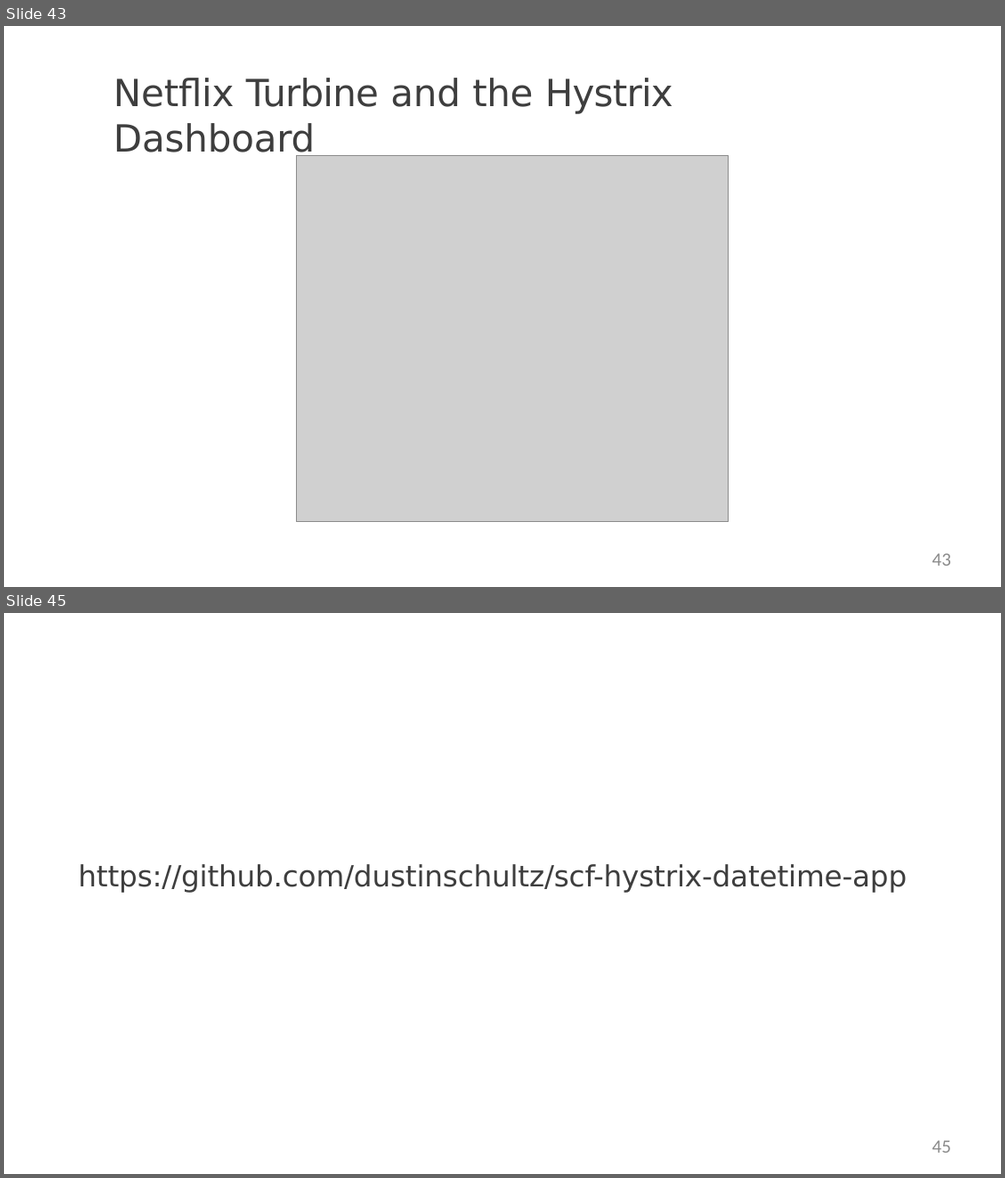
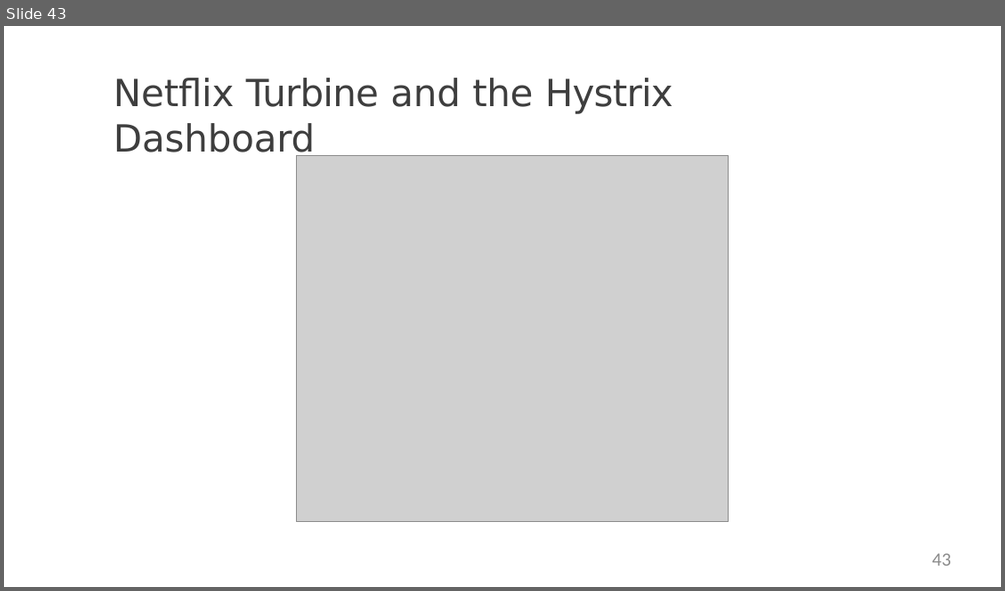
Before and after one commit to StevenJoseph19/MicroServicesWithSpringCloud, a slide deck: Day 14/Slides/7. Creating Self-healing Services with Circuit Breaker/creating-self-healing-services-with-circuit-breaker-slides.pptx. Shown one above the other, each under a label of ours: slides 43 and 45 before the commit, slide 43 after it; the slides between them are not shown. The pictures are 1005x1178 and 1005x591 pixels, drawn with LibreOffice and Linux fonts; fonts in the diff are those of the drawing; grey boxes stand for pictures; background and template pictures are left out. Boxes give left, top, right and bottom in pixels: in the first picture for what was removed or moved away, otherwise in the second. Text is boxed around its words. In the diff, an @@ line names an element or a change of style, - is before the commit and + after.

```diff
--- a/Day 14/Slides/7. Creating Self-healing Services with Circuit Breaker/creating-self-healing-services-with-circuit-breaker-slides.pptx
+++ b/Day 14/Slides/7. Creating Self-healing Services with Circuit Breaker/creating-self-healing-services-with-circuit-breaker-slides.pptx
@@ slide 45 removed at (4,613,1001,1174), background #FFFFFF @@
@@ title removed at (78,864,906,892) @@
-https://github.com/dustinschultz/scf-hystrix-datetime-app
@@ page number removed at (932,1140,951,1152) @@
-45
```
Also in this commit, not shown: 1 slide changed, 1 other slide removed, 59 other files.
